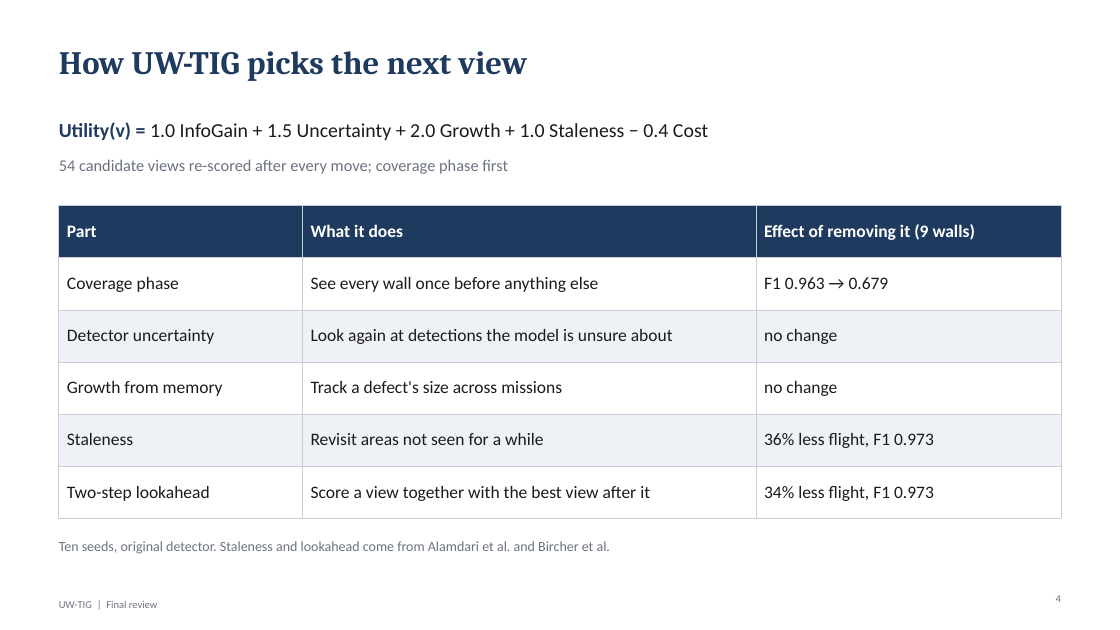
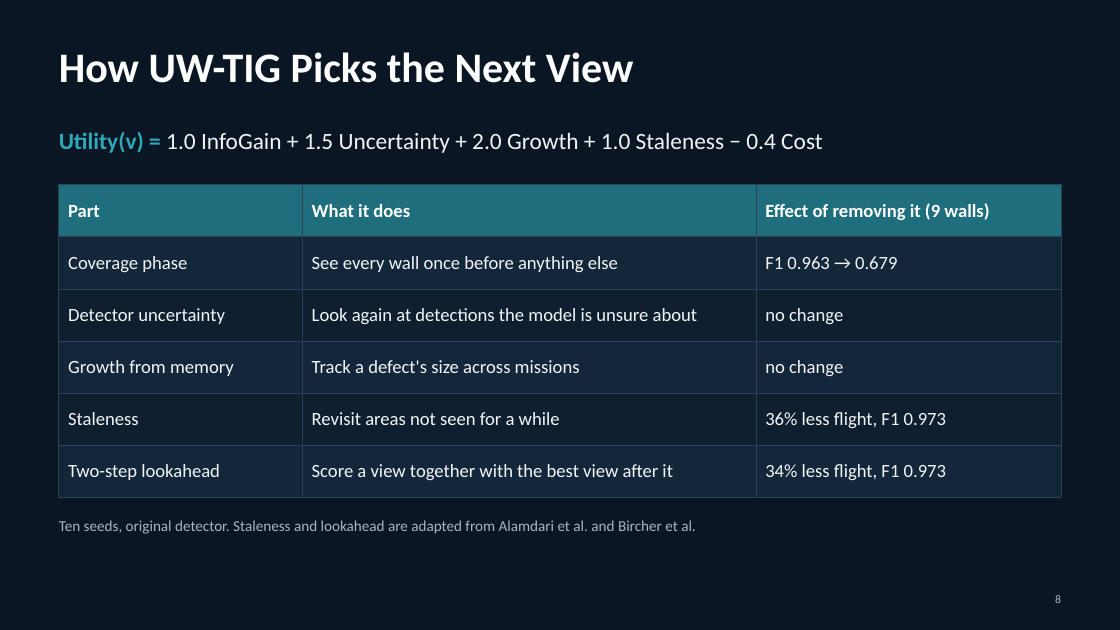
Before and after one commit to DrNeel11/project_work_1, a slide deck: slide 8 of drone-sim-today/UW-TIG_Review_Deck.pptx (slide 4 before the commit). Drawn at 1120x630 pixels with LibreOffice and Linux fonts; fonts in the diff are those of the drawing. Boxes give left, top, right and bottom in pixels: in the first picture for what was removed or moved away, otherwise in the second. Text is boxed around its words. In the diff, an @@ line names an element or a change of style, - is before the commit and + after.

```diff
--- a/drone-sim-today/UW-TIG_Review_Deck.pptx
+++ b/drone-sim-today/UW-TIG_Review_Deck.pptx
@@ background #FFFFFF to #0B1624 @@
@@ title at [59,52,633,83]: text changed; size 28 to 36 pt; font Cambria to Calibri; text colour #1F3A5F to #FFFFFF @@
-How UW-TIG picks the next view
+How UW-TIG Picks the Next View
@@ text "Utility(v) = 1.0 InfoGain + ...": place and size @@
-text "Utility(v) = 1.0 InfoGain + ..." at [59,122,708,140]
+text "Utility(v) = 1.0 InfoGain + ..." at [59,132,822,153]
@@ text "Utility(v) = 1.0 InfoGain + ..." at [59,132,822,153]: size 17 to 20 pt; text colour #1F3A5F to #2FA8B8 in "Utility(v) ="; text colour #1B1B1B to #F2F5F8 in "1.0 InfoGain + 1.5 Uncertainty + 2.0 ..." @@
@@ text removed at [59,159,508,174] @@
-54 candidate views re-scored after every move; coverage phase first
@@ table at [59,185,1061,484] @@
@@ fill #1F3A5F to #1E6E7E in row 1 @@
@@ fill #FFFFFF to #13263A in 9 cells @@
@@ fill #EEF1F5 to #0F1F30 in 6 cells @@
@@ size 15 to 16 pt @@
@@ text colour #1B1B1B to #F2F5F8 in "Coverage phase", "See every wall once before anything else", "F1 0.963 → 0.679", "Detector uncertainty" and 11 more places @@
@@ borders changed @@
@@ table: place and size @@
-table at [59,206,1061,505]
+table at [59,185,1061,484]
@@ text at [59,520,696,534]: text changed; size 12 to 13 pt; text colour #6B7280 to #A9B4C0 @@
-Ten seeds, original detector. Staleness and lookahead come from Alamdari et al. and Bircher et al.
+Ten seeds, original detector. Staleness and lookahead are adapted from Alamdari et al. and Bircher et al.
@@ text at [1055,595,1061,603]: text changed; size 9 to 10 pt; text colour #6B7280 to #A9B4C0 @@
-4
+8
@@ text removed at [59,601,158,608] @@
-UW-TIG | Final review
```
Also in this commit, not shown: 9 other slides changed, 3 slides added, 3 slides removed, 1 other file.
